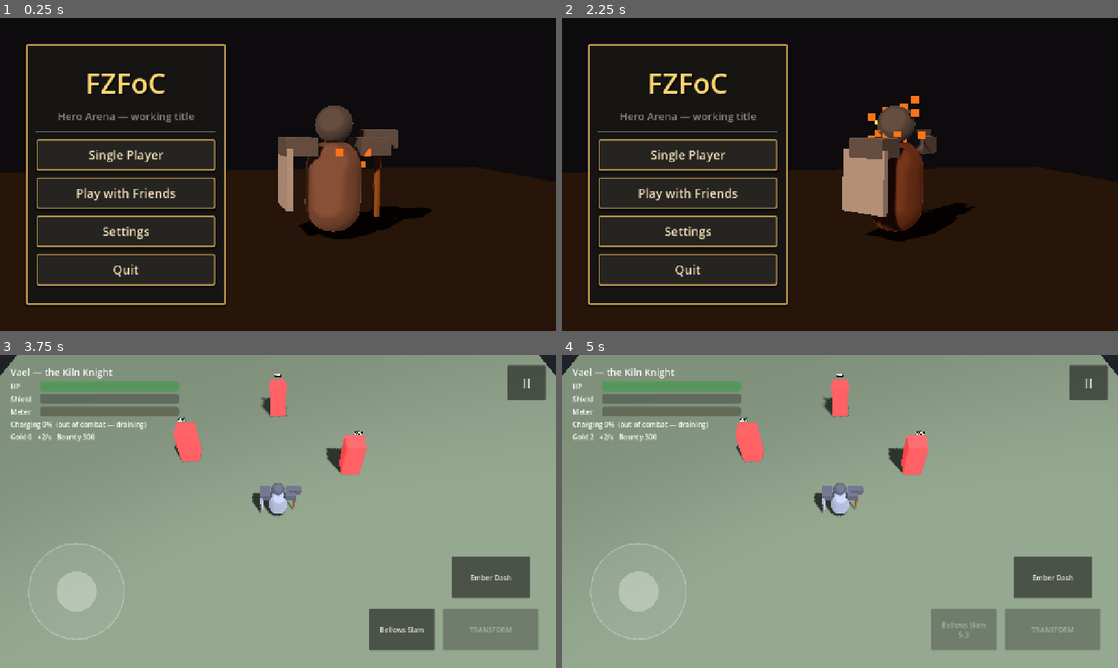
Above: before the commit, frames 1-4 (two rows, left to right).
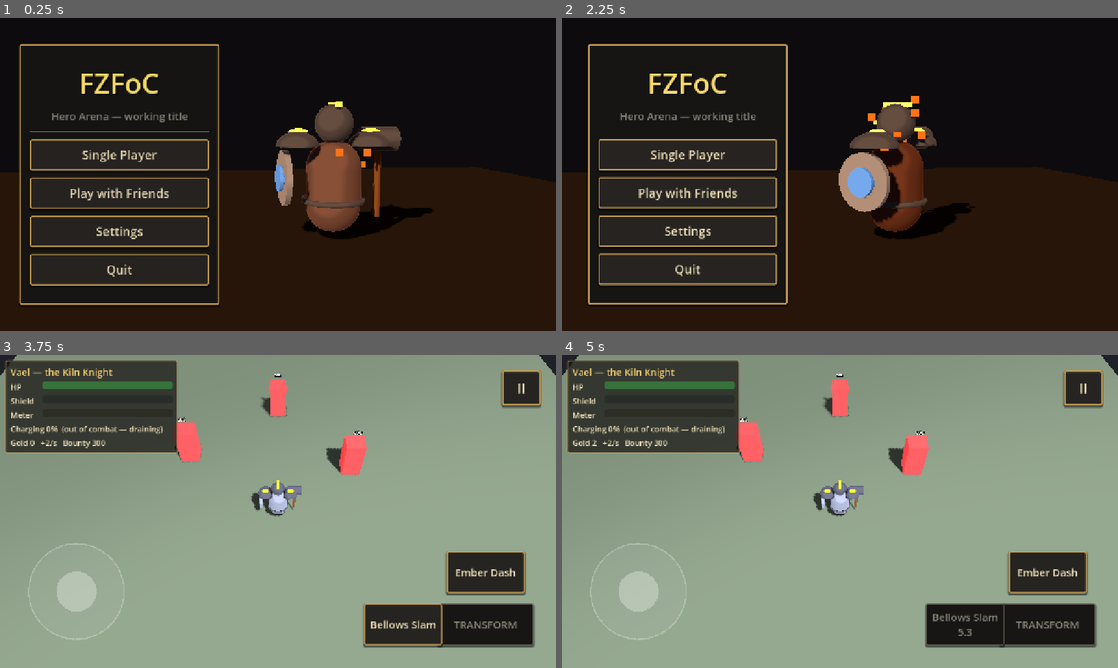
Above: after the commit, the same moments.

Repository: TamanegiNinja25/FZFoC_Mobile
Game: Godot game, scene res://scenes/menu.tscn
Two runs of this game, one before a commit and one after it. Both use one fixed random seed, a clock stepped at 60 frames per second and the inputs below.
Inputs:
- Up to frame 1 (0.25 s): no input
- Up to frame 2 (2.25 s): click "Single Player" at 0.5 s; click "Vael Bruiser" at 1.25 s; click "Back" at 2 s
- Up to frame 3 (3.75 s): click "Single Player" at 2.75 s; click "Start Match" at 3.5 s
- Up to frame 4 (5 s): click "Bellows Slam" at 4.25 s

The runs differ from the first frame. In frame 1, 4.9% of the frame differs, in the area x 3-78%, y 8-92%; in frame 2, 4.3%; in frame 3, 17%, in the area x 1-99%, y 1-95%; in frame 4, 17%.

Commit message:
prototype: UI polish - layout fixes, animations, sounds, app icon, smoother Vael
- Layout: HUD and menu inset to the phone's safe area (camera cutout,
  rounded corners); HUD stats on a translucent stone backing; styled
  settings tabs; HUD buttons use the gold-trim theme
- Animation: menu panel slides in, title pulses, panels pop in; every
  button shrinks on press and springs back (Sfx autoload)
- Sound: original synthesized effects (click, confirm, back, hit, slam,
  dash, transform, kill, victory, defeat) on the SFX bus
- App icon: original hammer-and-slash emblem in gold and ember, plus
  Android adaptive icon layers
- tools/generate_assets.py regenerates the icon and sounds from code
- Vael model: rounded pauldrons, barrel hammer, round shield with a
  team emblem, belt; glow added on top-visible shoulder vents and crest

Co-Authored-By: Claude Opus 5.5 <noreply@anthropic.com>

Diff:
--- a/Prototype/project.godot
+++ b/Prototype/project.godot
@@ -6,15 +6,17 @@
 [application]
 
 config/name="FZFoC Prototype"
-config/description="Greybox prototype: one hero, a charge meter, a timed transformation."
+config/description="FZFoC (working title): an original mobile hero arena."
 run/main_scene="res://scenes/menu.tscn"
 config/quit_on_go_back=false
 config/features=PackedStringArray("4.7", "Mobile")
+config/icon="res://assets/icon/icon.png"
 
 [autoload]
 
 GameSettings="*res://scripts/ui/game_settings.gd"
 Session="*res://scripts/session.gd"
+Sfx="*res://scripts/ui/sfx.gd"
 
 [display]
 
--- a/Prototype/scripts/heroes/vael_model.gd
+++ b/Prototype/scripts/heroes/vael_model.gd
@@ -1,15 +1,19 @@
 class_name VaelModel
 extends Node3D
-## Greybox model for Vael, built from primitives with the toon material. It
-## stands in for the future high-poly sculpt (30–50k triangles) and fixes the
-## silhouette: broad pauldrons, a glowing visor and kiln door, hammer right,
-## shield left. Faces −Z.
+## Model for Vael, built from smooth rounded primitives with the toon material.
+## It stands in for the future high-poly sculpt (30–50k triangles) and fixes the
+## silhouette: domed pauldrons, round shield with a team emblem, barrel hammer.
+## Glow sits on surfaces the top-down camera sees — shoulder vents and helm
+## crest — as well as the visor and kiln door. Faces −Z.
 
 const IRON := Color(0.45, 0.47, 0.53)
 const DARK_IRON := Color(0.26, 0.27, 0.31)
 const WOOD := Color(0.38, 0.26, 0.17)
 const SCORCHED := Color(0.3, 0.2, 0.17)
 const EMBER := Color(1.0, 0.45, 0.1)
+
+## Team colour for the shield emblem; set before the model enters the tree.
+var accent := Color(0.3, 0.55, 1.0)
 
 var _glow_materials: Array[StandardMaterial3D] = []
 var _body_material: StandardMaterial3D
@@ -19,15 +23,20 @@
 
 func _ready() -> void:
 	_body_material = Toon.material(IRON)
-	_add(_capsule(0.45, 1.5), Vector3(0, 0.85, 0), _body_material)              # torso
-	_add(_sphere(0.3), Vector3(0, 1.85, 0), Toon.material(DARK_IRON))           # helm
-	_add(_box(Vector3(0.36, 0.06, 0.06)), Vector3(0, 1.88, -0.27), _glow())     # visor slit
-	_add(_box(Vector3(0.34, 0.42, 0.06)), Vector3(0, 1.15, -0.43), _glow())     # kiln door
+	var dark := Toon.material(DARK_IRON)
+	_add(_capsule(0.45, 1.5), Vector3(0, 0.85, 0), _body_material)                       # torso
+	_add(_torus(0.43, 0.52), Vector3(0, 0.62, 0), dark)                                  # belt: blends torso into legs
+	_add(_sphere(0.31), Vector3(0, 1.86, 0), dark)                                       # helm
+	_add(_box(Vector3(0.36, 0.06, 0.06)), Vector3(0, 1.88, -0.28), _glow())              # visor slit
+	_add(_box(Vector3(0.07, 0.07, 0.5)), Vector3(0, 2.16, 0.02), _glow())                # helm crest (top-visible glow)
+	_add(_box(Vector3(0.34, 0.42, 0.06)), Vector3(0, 1.15, -0.43), _glow())              # kiln door
 	for side in [-1.0, 1.0]:
-		_add(_box(Vector3(0.5, 0.28, 0.6)), Vector3(0.6 * side, 1.5, 0), Toon.material(DARK_IRON))  # pauldrons
-	_add(_cylinder(0.06, 1.3), Vector3(0.8, 0.95, -0.1), Toon.material(WOOD))   # hammer handle
-	_add(_box(Vector3(0.55, 0.32, 0.32)), Vector3(0.8, 1.6, -0.1), Toon.material(DARK_IRON))  # hammer head
-	_add(_box(Vector3(0.1, 0.95, 0.75)), Vector3(-0.78, 1.0, -0.05), Toon.material(IRON))     # shield
+		_add(_dome(0.34), Vector3(0.6 * side, 1.5, 0), dark, Vector3(1.0, 0.7, 1.15))  # domed pauldrons
+		_add(_dome(0.1), Vector3(0.6 * side, 1.73, 0.05), _glow(), Vector3(1.6, 0.6, 1.0))  # shoulder vents (top-visible glow)
+	_add(_cylinder(0.06, 1.3), Vector3(0.8, 0.95, -0.1), Toon.material(WOOD))            # hammer handle
+	_add(_cylinder(0.2, 0.62), Vector3(0.8, 1.6, -0.1), dark, Vector3.ONE, Vector3(0, 0, 90))  # barrel hammer head
+	_add(_cylinder(0.44, 0.09), Vector3(-0.8, 1.0, -0.05), Toon.material(IRON), Vector3.ONE, Vector3(0, 0, 90))  # round shield
+	_add(_cylinder(0.22, 0.1), Vector3(-0.86, 1.0, -0.05), Toon.material(accent, 0.3), Vector3.ONE, Vector3(0, 0, 90))  # team emblem
 	_embers = _make_embers()
 	add_child(_embers)
 
@@ -66,10 +75,12 @@
 	tween.tween_callback(ring.queue_free)
 
 
-func _add(mesh: Mesh, position_: Vector3, material: Material) -> void:
+func _add(mesh: Mesh, position_: Vector3, material: Material, scale_ := Vector3.ONE, rotation_deg := Vector3.ZERO) -> void:
 	var part := MeshInstance3D.new()
 	part.mesh = mesh
 	part.position = position_
+	part.scale = scale_
+	part.rotation_degrees = rotation_deg
 	part.material_override = material
 	add_child(part)
 
@@ -121,6 +132,22 @@
 	return mesh
 
 
+## Half sphere, flat side down — smooth rounded armour plates.
+static func _dome(radius: float) -> SphereMesh:
+	var mesh := SphereMesh.new()
+	mesh.radius = radius
+	mesh.height = radius
+	mesh.is_hemisphere = true
+	return mesh
+
+
+static func _torus(inner: float, outer: float) -> TorusMesh:
+	var mesh := TorusMesh.new()
+	mesh.inner_radius = inner
+	mesh.outer_radius = outer
+	return mesh
+
+
 static func _box(size: Vector3) -> BoxMesh:
 	var mesh := BoxMesh.new()
 	mesh.size = size
--- a/Prototype/scripts/hud.gd
+++ b/Prototype/scripts/hud.gd
@@ -17,6 +17,8 @@
 var _name := Label.new()
 var _skill_buttons: Array[Button] = []
 var _fps := Label.new()
+## Themed, safe-area-inset container for every HUD control.
+var root := Control.new()
 
 
 func setup(target: Hero) -> void:
@@ -30,31 +32,43 @@
 
 
 func _ready() -> void:
-	add_child(joystick)  # first, so buttons draw on top of it
+	add_child(joystick)  # full screen and first, so buttons draw on top of it
+	root.theme = UiTheme.build()
+	root.mouse_filter = Control.MOUSE_FILTER_IGNORE
+	add_child(root)
+	UiTheme.apply_safe_area(root)
+	get_viewport().size_changed.connect(func(): UiTheme.apply_safe_area(root))
 
+	# Stats sit on a translucent stone backing so they stay readable over the arena.
+	var backing := PanelContainer.new()
+	backing.add_theme_stylebox_override("panel", UiTheme.hud_panel())
+	backing.mouse_filter = Control.MOUSE_FILTER_IGNORE
+	root.add_child(backing)
 	var panel := VBoxContainer.new()
-	panel.position = Vector2(24, 24)
 	panel.add_theme_constant_override("separation", 6)
-	add_child(panel)
+	backing.add_child(panel)
 
 	_name.add_theme_font_size_override("font_size", 22)
+	_name.add_theme_color_override("font_color", UiTheme.GOLD_BRIGHT)
 	panel.add_child(_name)
 
 	for row in [["HP", _hp_bar, Color(0.3, 0.85, 0.35)], ["Shield", _shield_bar, Color(0.6, 0.8, 1.0)], ["Meter", _meter_bar, Color(1.0, 0.75, 0.2)]]:
 		var line := HBoxContainer.new()
 		var label := Label.new()
 		label.text = row[0]
-		label.custom_minimum_size = Vector2(64, 0)
+		label.custom_minimum_size = Vector2(70, 0)
+		label.add_theme_font_size_override("font_size", 18)
 		var bar: ProgressBar = row[1]
-		bar.custom_minimum_size = Vector2(320, 22)
+		bar.custom_minimum_size = Vector2(300, 18)
 		bar.show_percentage = false
 		bar.modulate = row[2]
 		line.add_child(label)
 		line.add_child(bar)
 		panel.add_child(line)
 
-	panel.add_child(_status)
-	panel.add_child(_economy)
+	for line in [_status, _economy]:
+		line.add_theme_font_size_override("font_size", 18)
+		panel.add_child(line)
 
 	_button.text = "TRANSFORM"
 	_button.custom_minimum_size = Vector2(220, 96)
@@ -67,8 +81,9 @@
 	_button.offset_top = -136
 	_button.offset_right = -40
 	_button.offset_bottom = -40
+	_button.set_meta("sfx", "confirm")
 	_button.pressed.connect(func(): hero.try_transform())
-	add_child(_button)
+	root.add_child(_button)
 
 	# Skill buttons in an arc around TRANSFORM: skill 1 to its left, skill 2 above.
 	for spec in [[0, Rect2(-430, -136, 150, 96)], [1, Rect2(-240, -256, 180, 96)]]:
@@ -84,7 +99,7 @@
 		skill_button.offset_bottom = r.position.y + r.size.y
 		var index: int = spec[0]
 		skill_button.pressed.connect(func(): hero.try_skill(index))
-		add_child(skill_button)
+		root.add_child(skill_button)
 		_skill_buttons.append(skill_button)
 
 	var pause := Button.new()
@@ -97,7 +112,7 @@
 	pause.offset_bottom = 104
 	pause.add_theme_font_size_override("font_size", 32)
 	pause.pressed.connect(func(): pause_requested.emit())
-	add_child(pause)
+	root.add_child(pause)
 
 	_fps.anchor_left = 1.0
 	_fps.anchor_right = 1.0
@@ -105,7 +120,7 @@
 	_fps.offset_top = 30
 	_fps.offset_right = -130
 	_fps.horizontal_alignment = HORIZONTAL_ALIGNMENT_RIGHT
-	add_child(_fps)
+	root.add_child(_fps)
 
 
 func _process(_delta: float) -> void:
--- a/Prototype/scripts/ui/hero_select.gd
+++ b/Prototype/scripts/ui/hero_select.gd
@@ -70,6 +70,7 @@
 	back.pressed.connect(func(): back_requested.emit())
 	actions.add_child(back)
 	_start.text = "Start Match"
+	_start.set_meta("sfx", "confirm")
 	_start.custom_minimum_size = Vector2(280, 64)
 	_start.disabled = true
 	_start.pressed.connect(func(): start_requested.emit(selected_id))
--- a/Prototype/scripts/ui/main_menu.gd
+++ b/Prototype/scripts/ui/main_menu.gd
@@ -9,6 +9,8 @@
 var _settings: SettingsPanel
 var _friends: PanelContainer
 var _hero_model: VaelModel
+var _title: Label
+var _time := 0.0
 var buttons := {}
 
 
@@ -23,8 +25,11 @@
 
 
 func _process(delta: float) -> void:
+	_time += delta
 	if _hero_model:
 		_hero_model.rotation.y += delta * 0.35
+	if _title:  # slow gold pulse on the title
+		_title.modulate = Color(1, 1, 1).lerp(Color(1.25, 1.1, 0.85), 0.5 + 0.5 * sin(_time * 1.6))
 
 
 func _notification(what: int) -> void:
@@ -36,10 +41,12 @@
 
 
 func show_screen(screen: String) -> void:
-	_main_panel.visible = screen == "main"
-	_hero_select.visible = screen == "heroes"
-	_settings.visible = screen == "settings"
-	_friends.visible = screen == "friends"
+	var panels := {"main": _main_panel, "heroes": _hero_select, "settings": _settings, "friends": _friends}
+	for key in panels:
+		var was_visible: bool = panels[key].visible
+		panels[key].visible = key == screen
+		if key == screen and not was_visible:
+			UiTheme.pop_in.call_deferred(panels[key])
 
 
 func _build_backdrop() -> void:
@@ -84,9 +91,9 @@
 func _build_ui() -> void:
 	var layer := CanvasLayer.new()
 	add_child(layer)
-	_ui.set_anchors_preset(Control.PRESET_FULL_RECT)
 	_ui.theme = UiTheme.build()
 	layer.add_child(_ui)
+	UiTheme.apply_safe_area(_ui, 0.0)
 
 	_main_panel = PanelContainer.new()
 	_main_panel.anchor_top = 0.5
@@ -101,9 +108,9 @@
 	column.add_theme_constant_override("separation", 16)
 	_main_panel.add_child(column)
 
-	var title := UiTheme.title(Label.new(), 64)
-	title.text = "FZFoC"
-	column.add_child(title)
+	_title = UiTheme.title(Label.new(), 64)
+	_title.text = "FZFoC"
+	column.add_child(_title)
 	var subtitle := Label.new()
 	subtitle.text = "Hero Arena — working title"
 	subtitle.horizontal_alignment = HORIZONTAL_ALIGNMENT_CENTER
@@ -136,7 +143,19 @@
 
 	_friends = _build_friends_panel()
 	_center(_friends)
-	show_screen("main")
+	for panel in [_hero_select, _settings, _friends]:
+		panel.visible = false
+	_slide_in_main_panel.call_deferred()
+
+
+## Opening flourish: the menu panel slides in from the left as it fades up.
+func _slide_in_main_panel() -> void:
+	var rest := _main_panel.position.x
+	_main_panel.position.x = rest - 120
+	_main_panel.modulate.a = 0.0
+	var tween := create_tween().set_parallel(true).set_trans(Tween.TRANS_CUBIC).set_ease(Tween.EASE_OUT)
+	tween.tween_property(_main_panel, "position:x", rest, 0.5)
+	tween.tween_property(_main_panel, "modulate:a", 1.0, 0.4)
 
 
 func _build_friends_panel() -> PanelContainer:
--- a/Prototype/scripts/ui/pause_menu.gd
+++ b/Prototype/scripts/ui/pause_menu.gd
@@ -57,6 +57,7 @@
 	_panel.visible = true
 	_settings.visible = false
 	get_tree().paused = true
+	UiTheme.pop_in(_panel)
 
 
 func close() -> void:
@@ -67,6 +68,7 @@
 func _open_settings() -> void:
 	_panel.visible = false
 	_settings.visible = true
+	UiTheme.pop_in(_settings)
 
 
 func _close_settings() -> void:
--- /dev/null
+++ b/Prototype/scripts/ui/sfx.gd
@@ -0,0 +1,73 @@
+extends Node
+## Autoload "Sfx": plays the generated sound effects (assets/sfx, made by
+## tools/generate_assets.py) on the SFX bus, and gives every button in the
+## game a press animation and a click sound automatically.
+
+const SOUNDS := ["click", "confirm", "back", "hit", "slam", "dash", "transform", "kill", "victory", "defeat"]
+const VOICES := 8
+
+var _streams := {}
+var _players: Array[AudioStreamPlayer] = []
+var _next := 0
+
+
+func _ready() -> void:
+	process_mode = Node.PROCESS_MODE_ALWAYS  # menus work while the game is paused
+	for sound in SOUNDS:
+		var stream := load("res://assets/sfx/%s.wav" % sound)
+		if stream:
+			_streams[sound] = stream
+	for i in VOICES:
+		var player := AudioStreamPlayer.new()
+		player.bus = "SFX"
+		add_child(player)
+		_players.append(player)
+	get_tree().node_added.connect(_on_node_added)
+
+
+func play(sound: String, volume_db := 0.0, pitch := 1.0) -> void:
+	if not _streams.has(sound):
+		return
+	var player := _players[_next]
+	_next = (_next + 1) % VOICES
+	player.stream = _streams[sound]
+	player.volume_db = volume_db
+	player.pitch_scale = pitch
+	player.play()
+
+
+## Sound for a button: set button.set_meta("sfx", "confirm") to override.
+func sound_for(button: BaseButton) -> String:
+	if button.has_meta("sfx"):
+		return button.get_meta("sfx")
+	var text := (button as Button).text if button is Button else ""
+	if text.begins_with("Back") or text.begins_with("Resume") or text.begins_with("Quit to"):
+		return "back"
+	return "click"
+
+
+func _on_node_added(node: Node) -> void:
+	if node is BaseButton and not node.has_meta("fx_attached"):
+		node.set_meta("fx_attached", true)
+		_attach(node)
+
+
+## Press feedback: shrink on press, spring back on release, sound on press.
+func _attach(button: BaseButton) -> void:
+	button.resized.connect(func(): button.pivot_offset = button.size / 2.0)
+	button.button_down.connect(func():
+		_scale(button, 0.94, 0.06)
+		play(sound_for(button), -4.0, randf_range(0.96, 1.04)))
+	button.button_up.connect(func(): _scale(button, 1.0, 0.18))
+	button.mouse_entered.connect(func():
+		if not button.disabled and not button.is_pressed():
+			_scale(button, 1.03, 0.1))
+	button.mouse_exited.connect(func(): _scale(button, 1.0, 0.12))
+
+
+func _scale(button: Control, target: float, duration: float) -> void:
+	if not button.is_inside_tree():
+		return
+	var tween := button.create_tween()
+	tween.set_trans(Tween.TRANS_BACK).set_ease(Tween.EASE_OUT)
+	tween.tween_property(button, "scale", Vector2.ONE * target, duration)
--- a/Prototype/scripts/ui/ui_theme.gd
+++ b/Prototype/scripts/ui/ui_theme.gd
@@ -42,6 +42,26 @@
 	theme.set_color("font_color", "CheckButton", PARCHMENT)
 	theme.set_color("font_hover_color", "CheckButton", GOLD_BRIGHT)
 
+	var tab_on := _box(STONE_LIGHT, GOLD_BRIGHT, 2)
+	tab_on.shadow_size = 0
+	var tab_off := _box(STONE_DARK, GOLD.darkened(0.45), 2)
+	tab_off.shadow_size = 0
+	var tab_hover := _box(STONE, GOLD, 2)
+	tab_hover.shadow_size = 0
+	for box in [tab_on, tab_off, tab_hover]:
+		box.content_margin_left = 22
+		box.content_margin_right = 22
+	theme.set_stylebox("tab_selected", "TabContainer", tab_on)
+	theme.set_stylebox("tab_unselected", "TabContainer", tab_off)
+	theme.set_stylebox("tab_hovered", "TabContainer", tab_hover)
+	var tab_panel := _box(Color(STONE, 0.6), GOLD.darkened(0.45), 1)
+	tab_panel.shadow_size = 0
+	tab_panel.set_content_margin_all(20)
+	theme.set_stylebox("panel", "TabContainer", tab_panel)
+	theme.set_color("font_selected_color", "TabContainer", GOLD_BRIGHT)
+	theme.set_color("font_unselected_color", "TabContainer", MUTED)
+	theme.set_color("font_hovered_color", "TabContainer", PARCHMENT)
+
 	var groove := _box(STONE_DARK, GOLD.darkened(0.4), 1)
 	groove.set_content_margin_all(4)
 	theme.set_stylebox("slider", "HSlider", groove)
@@ -63,6 +83,43 @@
 	return label
 
 
+## A translucent stone backing for HUD text over the 3D scene.
+static func hud_panel() -> StyleBoxFlat:
+	var box := _box(Color(STONE_DARK, 0.72), Color(GOLD, 0.55), 2)
+	box.shadow_size = 0
+	box.set_content_margin_all(12)
+	return box
+
+
+## Insets a full-screen control so nothing sits under the camera cutout or the
+## rounded corners on phones; a no-op on desktop.
+static func apply_safe_area(control: Control, extra := 12.0) -> void:
+	control.set_anchors_preset(Control.PRESET_FULL_RECT)
+	var margins := Vector4.ZERO  # left, top, right, bottom in UI units
+	if OS.has_feature("mobile"):
+		var safe := DisplayServer.get_display_safe_area()
+		var window := Vector2(DisplayServer.window_get_size())
+		var canvas := control.get_viewport().get_visible_rect().size
+		var scale := canvas / window
+		margins = Vector4(safe.position.x * scale.x, safe.position.y * scale.y,
+				(window.x - safe.end.x) * scale.x, (window.y - safe.end.y) * scale.y)
+	control.offset_left = margins.x + extra
+	control.offset_top = margins.y + extra
+	control.offset_right = -(margins.z + extra)
+	control.offset_bottom = -(margins.w + extra)
+
+
+## Opening animation for panels: fade and grow in from 94%.
+static func pop_in(control: Control) -> void:
+	control.pivot_offset = control.size / 2.0
+	control.modulate.a = 0.0
+	control.scale = Vector2.ONE * 0.94
+	var tween := control.create_tween().set_parallel(true)
+	tween.set_trans(Tween.TRANS_CUBIC).set_ease(Tween.EASE_OUT)
+	tween.tween_property(control, "modulate:a", 1.0, 0.22)
+	tween.tween_property(control, "scale", Vector2.ONE, 0.26)
+
+
 static func _box(bg: Color, border: Color, width: int) -> StyleBoxFlat:
 	var box := StyleBoxFlat.new()
 	box.bg_color = bg
Binary file added: Prototype/assets/icon/android_background.png
Not shown, added: Prototype/assets/icon/android_background.png.import
Binary file added: Prototype/assets/icon/android_foreground.png
Not shown, added: Prototype/assets/icon/android_foreground.png.import
Binary file added: Prototype/assets/icon/icon.png
Not shown, added: Prototype/assets/icon/icon.png.import
Not shown, added: Prototype/assets/sfx/back.wav.import
Not shown, added: Prototype/assets/sfx/click.wav.import
Not shown, added: Prototype/assets/sfx/confirm.wav.import
Not shown, added: Prototype/assets/sfx/dash.wav.import
Not shown, added: Prototype/assets/sfx/defeat.wav.import
Not shown, added: Prototype/assets/sfx/hit.wav.import
(and 15 more such lines)
